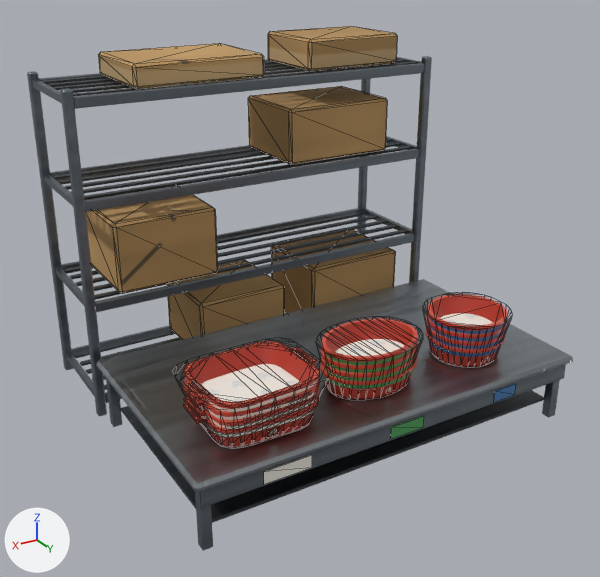
Two versions of the glTF model godot/assets/models/stations/box_shelf/box_shelf.glb, one commit apart.
Rendered twice from a 50 mm camera at (1.78, 3.2, 2.01) aimed at (0.06, 0.33, 0.57). Every picture has the same lights, and +X, +Y and +Z are marked at lower left. The older version comes first. Mesh edges are drawn as thin lines on the coarser meshes. Where no turn or scale is listed for an object, it has been applied to the vertices.

In view in the first picture: 'cartons', 'hull_large', 'hull_medium', 'hull_small', 'labels', 'rack', 'stack_large', 'stack_medium', 'stack_small'.
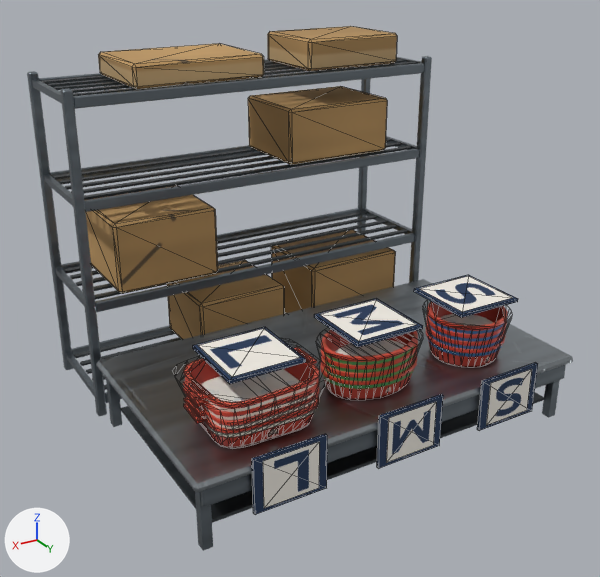
What differs and where, as boxes (x1, y1, x2, y2) in the pictures (600 x 577 px):
'RackTopLetter_large', added: after (198, 329, 300, 377)
'SizeFront_large', added: after (263, 442, 319, 508)
'RackTopLetter_medium', added: after (320, 300, 417, 341)
'SizeFront_medium', added: after (386, 402, 436, 463)
'RackTopLetter_small', added: after (419, 276, 513, 312)
'SizeFront_small', added: after (486, 369, 532, 425)
'SizePanel_large', added (blue): after (252, 434, 327, 515)
'SizePanel_medium', added (blue): after (377, 394, 443, 468)
'SizePanel_small', added (blue): after (477, 363, 538, 431)
'RackTopPanel_large', added (blue): after (193, 327, 306, 384)
'RackTopPanel_medium', added (blue): after (314, 298, 423, 347)
'RackTopPanel_small', added (blue): after (414, 275, 518, 318)

The edits, one by one:
Picture 'rack_size_signs' (img_rack_size_signs) is new.
Material 'rack_size_signs' (mat_rack_size_signs) is new.
Its texture is img_rack_size_signs.
Its roughness is 0.82.
Mesh me_cube is new.
It is a box spanning x -0.15..0.15, y -0.006..0.006, z -0.115..0.115.
It uses material mat_rack_size_signs (picture img_rack_size_signs).
Mesh me_plane is new.
It has 4 vertices, 2 faces and spans x -0.115..0.115, y 0.0, z -0.1..0.1.
It uses material mat_rack_size_signs (picture img_rack_size_signs).
Mesh me_plane_002 is new.
It has 4 vertices, 2 faces and spans x -0.115..0.115, y 0.0, z -0.1..0.1.
It uses material mat_rack_size_signs (picture img_rack_size_signs).
Mesh me_plane_004 is new.
It has 4 vertices, 2 faces and spans x -0.115..0.115, y 0.0, z -0.1..0.1.
It uses material mat_rack_size_signs (picture img_rack_size_signs).
Mesh me_cube_001 is new.
It is a box spanning x -0.155..0.155, y -0.155..0.155, z -0.007..0.007.
It uses material mat_rack_size_signs (picture img_rack_size_signs).
Mesh me_plane_001 is new.
It has 4 vertices, 2 faces and spans x -0.14..0.14, y -0.14..0.14, z 0.0.
It uses material mat_rack_size_signs (picture img_rack_size_signs).
Mesh me_plane_003 is new.
It has 4 vertices, 2 faces and spans x -0.14..0.14, y -0.14..0.14, z 0.0.
It uses material mat_rack_size_signs (picture img_rack_size_signs).
Mesh me_plane_005 is new.
It has 4 vertices, 2 faces and spans x -0.14..0.14, y -0.14..0.14, z 0.0.
It uses material mat_rack_size_signs (picture img_rack_size_signs).
Object 'SizePanel_small' (ob_sizepanel_small) is new; it shows me_cube.
Its location is (-0.51, 1.064, 0.23).
Object 'SizePanel_medium' (ob_sizepanel_medium) is new; it shows a copy of me_cube.
Its location is (0.0, 1.064, 0.23).
Object 'SizePanel_large' (ob_sizepanel_large) is new; it shows a copy of me_cube.
Its location is (0.536, 1.064, 0.23).
Object 'SizeFront_small' (ob_sizefront_small) is new; it shows me_plane.
Its location is (-0.51, 1.072, 0.23).
Object 'SizeFront_medium' (ob_sizefront_medium) is new; it shows me_plane_002.
Its location is (0.0, 1.072, 0.23).
Object 'SizeFront_large' (ob_sizefront_large) is new; it shows me_plane_004.
Its location is (0.536, 1.072, 0.23).
Object 'RackTopPanel_small' (ob_racktoppanel_small) is new; it shows me_cube_001.
Its location is (-0.51, 0.76, 0.575).
Object 'RackTopPanel_medium' (ob_racktoppanel_medium) is new; it shows a copy of me_cube_001.
Its location is (0.0, 0.76, 0.575).
Object 'RackTopPanel_large' (ob_racktoppanel_large) is new; it shows a copy of me_cube_001.
Its location is (0.536, 0.76, 0.575).
Object 'RackTopLetter_small' (ob_racktopletter_small) is new; it shows me_plane_001.
Its location is (-0.51, 0.76, 0.585).
Object 'RackTopLetter_medium' (ob_racktopletter_medium) is new; it shows me_plane_003.
Its location is (0.0, 0.76, 0.585).
Object 'RackTopLetter_large' (ob_racktopletter_large) is new; it shows me_plane_005.
Its location is (0.536, 0.76, 0.585).
